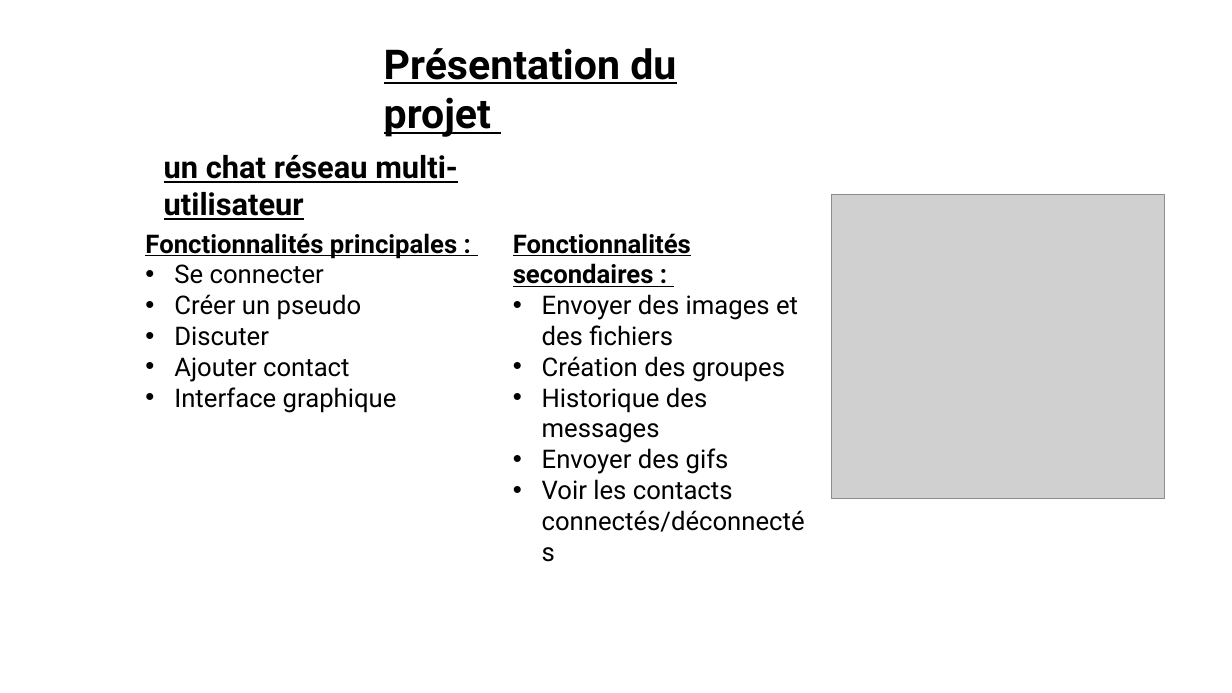
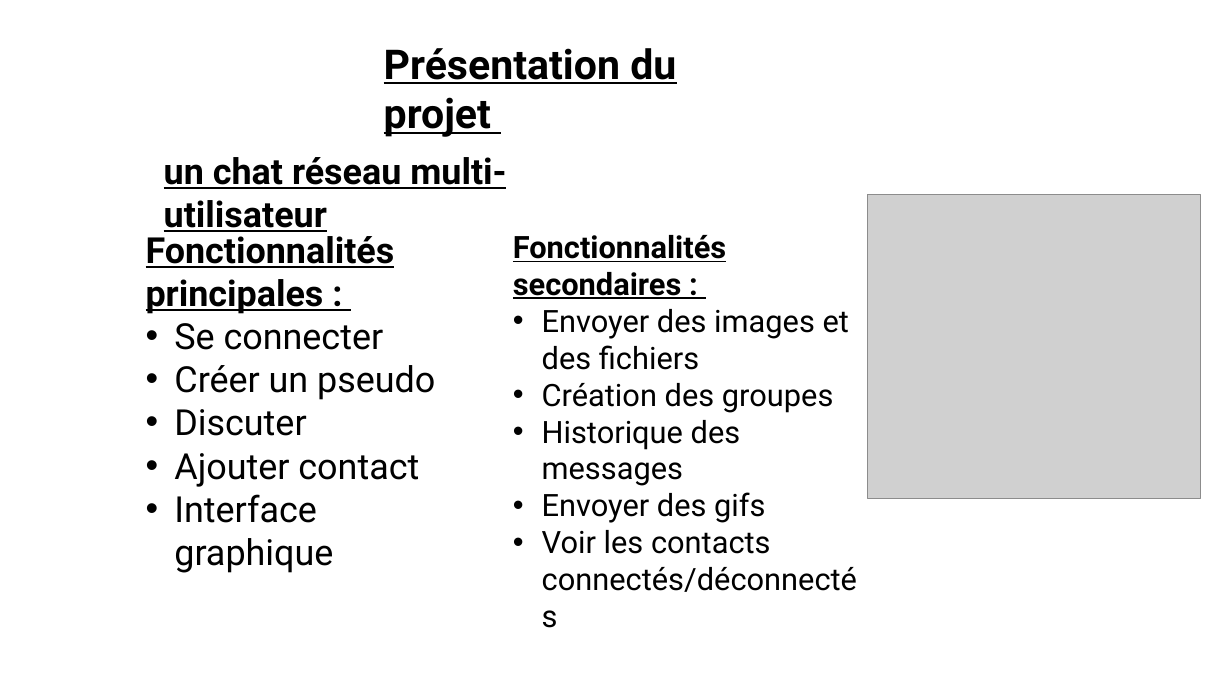
Before and after one commit to vento11b/mini-projet2, a slide deck: slide 3 of Présentation/TOKI.pptx. Drawn at 1232x693 pixels with LibreOffice and Linux fonts; fonts in the diff are those of the drawing; grey boxes stand for pictures. Boxes give left, top, right and bottom in pixels: in the first picture for what was removed or moved away, otherwise in the second. Text is boxed around its words. In the diff, an @@ line names an element or a change of style, - is before the commit and + after.

```diff
--- a/Présentation/TOKI.pptx
+++ b/Présentation/TOKI.pptx
@@ text "un chat réseau multi-utilisateur" at bbox=[164, 157, 506, 232]: size 24 to 28 pt @@
@@ picture: place and size @@
-picture at bbox=[832, 195, 1165, 499]
+picture at bbox=[868, 195, 1201, 499]
@@ text "Fonctionnalités principales :" at bbox=[146, 230, 435, 523]: size 20 to 28 pt @@
@@ text "Fonctionnalités secondaires :" at bbox=[513, 235, 857, 592]: size 20 to 24 pt @@
```
Also in this commit, not shown: 7 other slides changed, 1 other file.
